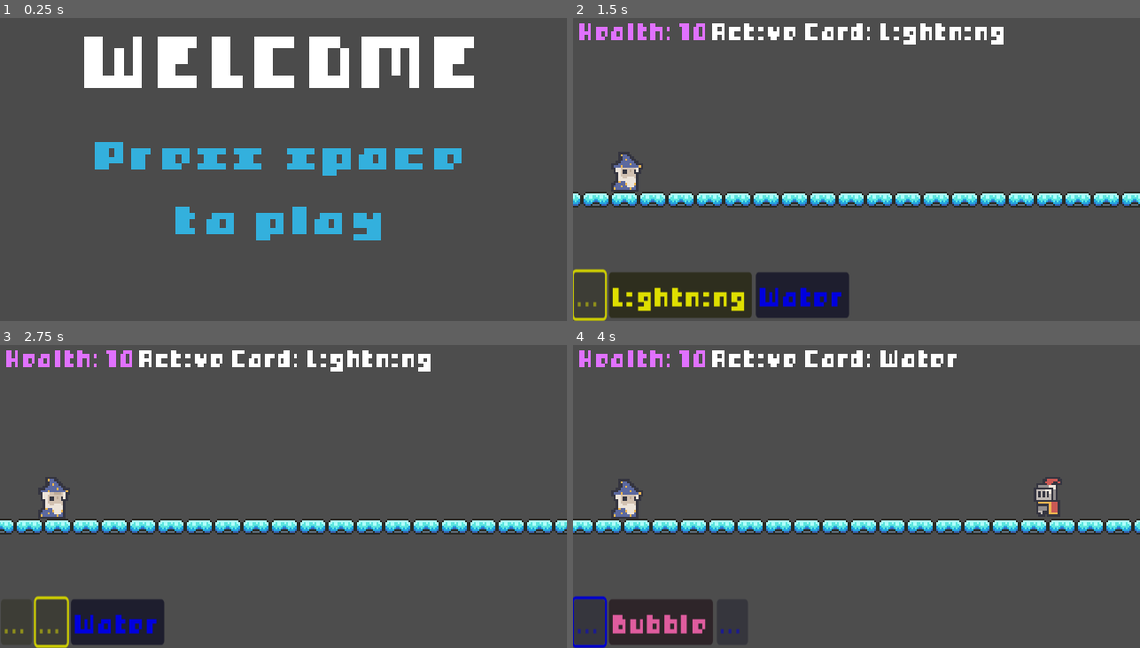
Above: before the commit, frames 1-4 (two rows, left to right).
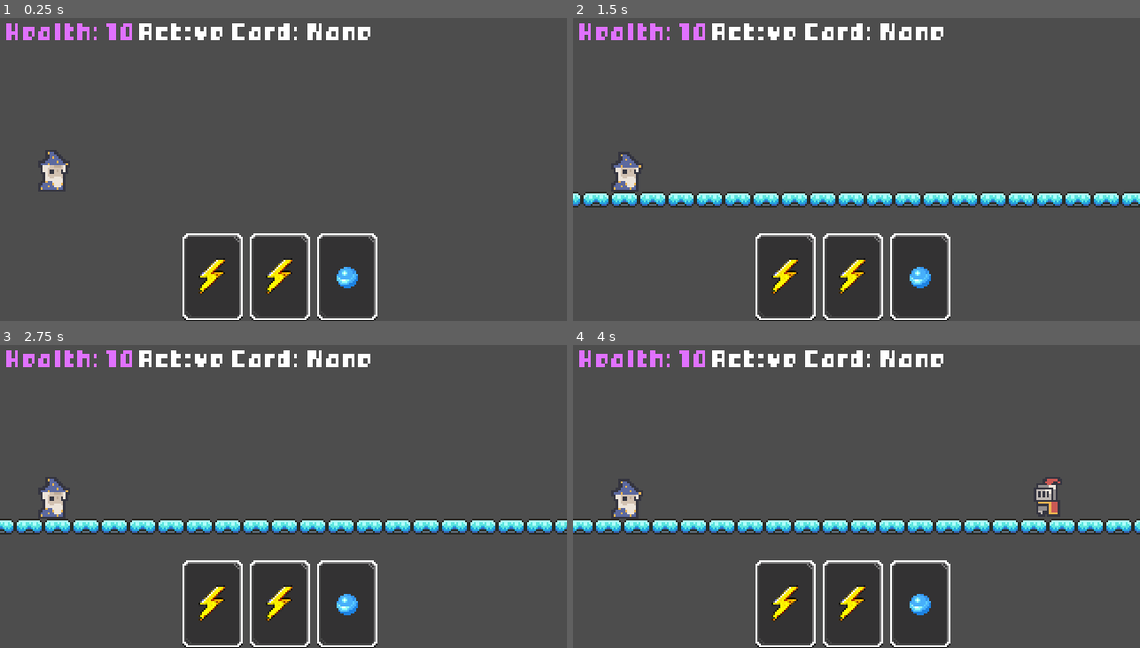
Above: after the commit, the same moments.

Repository: conniepocky/tower-defence-auto-scroller
Game: Godot game, scene res://main.tscn
Two runs of this game, one before a commit and one after it. Both use one fixed random seed, a clock stepped at 60 frames per second and the inputs below.
Inputs (mouse positions are in pixels of both pictures, inside the frame that each line leads up to):
- Up to frame 1 (0.25 s): no input
- Up to frame 2 (1.5 s): tap Space at 0.5 s; move the mouse to (981, 145) at 0.52 s; hold Right (ui_right) 0.53-1.25 s; tap Alt at 0.6 s; click (981, 145) at 0.67 s; tap Enter (ui_accept) at 0.77 s; click (646, 293) at 1.25 s, where only the run before the commit has a clickable "Lightning"
- Up to frame 3 (2.75 s): click (107, 620) at 2 s, where only the run before the commit has a clickable "Lightning"
- Up to frame 4 (4 s): click (692, 620) at 2.75 s, where only the run before the commit has a clickable "Water"; click (618, 620) at 3.5 s, where only the run before the commit has a clickable "Water"

The runs differ from the first frame. In frame 1, 22% of the frame differs, in the area x 1-84%, y 1-100%; in frame 2, 12%; in frame 3, 12%; in frame 4, 12%.

Commit message:
improved card assets

Diff:
--- a/main.tscn
+++ b/main.tscn
@@ -11,6 +11,8 @@
 [ext_resource type="Script" uid="uid://cs1h7waeesylw" path="res://scripts/card_manager.gd" id="6_7mycd"]
 [ext_resource type="AudioStream" uid="uid://dduwqm5p2sid3" path="res://sound/01_Power down_v1.wav" id="6_272bh"]
 [ext_resource type="Texture2D" uid="uid://b6iuagxu2w8i2" path="res://images/bubble.png" id="8_efxa6"]
+[ext_resource type="Texture2D" uid="uid://cvwuqrcaiu7v7" path="res://images/cards/bubble_card.png" id="10_w48qg"]
+[ext_resource type="Texture2D" uid="uid://b144hfnuduhd8" path="res://images/cards/card.png" id="10_ycdy4"]
 [ext_resource type="AudioStream" uid="uid://cesg3gmxtiquk" path="res://sound/bubble-pop-06-351337.mp3" id="12_dg77c"]
 
 [sub_resource type="TileSetAtlasSource" id="TileSetAtlasSource_7mycd"]
@@ -150,31 +152,34 @@
 [node name="CanvasLayer" type="CanvasLayer" parent="."]
 
 [node name="HBoxContainer" type="HBoxContainer" parent="CanvasLayer"]
-anchors_preset = 2
+anchors_preset = 7
+anchor_left = 0.5
 anchor_top = 1.0
+anchor_right = 0.5
 anchor_bottom = 1.0
-offset_left = 1.0
-offset_top = -55.0
-offset_right = 297.0
-offset_bottom = -23.0
+offset_left = -114.0
+offset_top = -99.0
+offset_right = 182.0
+offset_bottom = -49.0
+grow_horizontal = 2
 grow_vertical = 0
-scale = Vector2(1.0978028, 1.6096096)
+scale = Vector2(2, 2)
 script = ExtResource("6_7mycd")
 
-[node name="Button" type="Button" parent="CanvasLayer/HBoxContainer"]
-layout_mode = 2
-theme_override_fonts/font = ExtResource("6_5vw27")
-text = "Card 1"
-
-[node name="Button3" type="Button" parent="CanvasLayer/HBoxContainer"]
-layout_mode = 2
-theme_override_fonts/font = ExtResource("6_5vw27")
-text = "Card 1"
-
-[node name="Button2" type="Button" parent="CanvasLayer/HBoxContainer"]
-layout_mode = 2
-theme_override_fonts/font = ExtResource("6_5vw27")
-text = "Card 1"
+[node name="Card" type="TextureButton" parent="CanvasLayer/HBoxContainer"]
+texture_filter = 3
+layout_mode = 2
+texture_normal = ExtResource("10_w48qg")
+
+[node name="Card2" type="TextureButton" parent="CanvasLayer/HBoxContainer"]
+texture_filter = 1
+layout_mode = 2
+texture_normal = ExtResource("10_ycdy4")
+
+[node name="Card3" type="TextureButton" parent="CanvasLayer/HBoxContainer"]
+texture_filter = 1
+layout_mode = 2
+texture_normal = ExtResource("10_ycdy4")
 
 [node name="HBoxContainer2" type="HBoxContainer" parent="CanvasLayer"]
 texture_filter = 1
@@ -202,6 +207,7 @@
 stream = ExtResource("6_272bh")
 
 [node name="StartLayer" type="CanvasLayer" parent="."]
+visible = false
 
 [node name="StartScreen" type="ColorRect" parent="StartLayer"]
 anchors_preset = 15
--- a/puzzle.tscn
+++ b/puzzle.tscn
@@ -1,9 +1,8 @@
-[gd_scene load_steps=5 format=3 uid="uid://qp5b68lblvj7"]
+[gd_scene load_steps=4 format=3 uid="uid://qp5b68lblvj7"]
 
 [ext_resource type="Script" uid="uid://d3jw5jq7adma6" path="res://scripts/puzzle.gd" id="1_03ub4"]
 [ext_resource type="FontFile" uid="uid://dpglrsp33l377" path="res://bitbybit_ [Font].ttf" id="2_77j1r"]
 [ext_resource type="AudioStream" uid="uid://bpswkocy4yo0" path="res://sound/03_Power up_v1.wav" id="3_hgotr"]
-[ext_resource type="AudioStream" uid="uid://m6wkkafyor1h" path="res://sound/04_Death_v3.wav" id="4_q2gwe"]
 
 [node name="Node2D" type="Node2D" groups=["puzzle"]]
 process_mode = 3
@@ -52,4 +51,3 @@
 stream = ExtResource("3_hgotr")
 
 [node name="FailSFX" type="AudioStreamPlayer2D" parent="."]
-stream = ExtResource("4_q2gwe")
--- a/scripts/card_manager.gd
+++ b/scripts/card_manager.gd
@@ -3,24 +3,31 @@
 var deck = ["oil", "staff", "fire", "water", "lightning", "bubble"]
 
 func _ready():
-	for button in get_children():
-		button.pressed.connect(_on_card_pressed.bind(button))
-		_reload_card(button)
+	for card in get_children():
+		card.pressed.connect(_on_card_pressed.bind(card))
+		_reload_card(card)
 
-func _on_card_pressed(button):
-	var type = button.text.to_lower()
+func get_type_from_path(path):
+	var filename = path.get_file()
+
+	var clean_name = filename.get_basename()
+
+	return clean_name.replace("_card", "")
+
+func _on_card_pressed(card):
+	var type = card.get_meta("type")
+
 	GameManager.select_card(type)
 
-	print("Armed with: ", type)
+	card.disabled = true
 
-	button.disabled = true
-	button.text = "..."
+	card.texture_normal = load("res://images/cards/card.png")
 
 	await get_tree().create_timer(1.5).timeout
 
-	_reload_card(button)
+	_reload_card(card)
 
-func _reload_card(button):
+func _reload_card(card):
 	var player = get_tree().get_first_node_in_group("player")
 	var new_card = deck.pick_random()
 
@@ -28,7 +35,9 @@
 		while new_card == "bubble" and player.bubble_active:
 			new_card = deck.pick_random()
 
-	button.text = new_card.capitalize()
-	button.disabled = false
+	card.set_meta("type", new_card)
 
-	button.modulate = GameManager.card_database[new_card]["color"]
+	var image_path = GameManager.card_database[new_card]["image"]
+	card.texture_normal = load(image_path)
+
+	card.disabled = false
--- a/scripts/game_manager.gd
+++ b/scripts/game_manager.gd
@@ -7,11 +7,13 @@
 	"oil": {
 		"damage": 0,
 		"status_effect": "oiled",
+		"image": "res://images/cards/oil_card.png",
 		"color": Color.BLACK
 	},
 	"fire": {
 		"damage": 5,
 		"status_effect": "burn",
+		"image": "res://images/cards/fire_card.png",
 		"combo_trigger": "oiled",
 		"combo_damage": 25,
 		"color": Color.ORANGE
@@ -19,11 +21,13 @@
 	"water": {
 		"damage": 2,
 		"status_effect": "wet",
+		"image": "res://images/cards/water_card.png",
 		"color": Color.BLUE
 	},
 	"lightning": {
 		"damage": 5,
 		"status_effect": "shock",
+		"image": "res://images/cards/lightning_card.png",
 		"combo_trigger": "wet",
 		"combo_damage": 20,
 		"color": Color.YELLOW
@@ -31,12 +35,14 @@
 	"staff": {
 		"damage": 25,
 		"status_effect": "",
+		"image": "res://images/cards/staff_card.png",
 		"color": Color.CYAN,
 		"type": "projectile"
 	},
 	"bubble": {
 		"damage": 0,
 		"status_effect": "",
+		"image": "res://images/cards/bubble_card.png",
 		"color": Color.HOT_PINK,
 		"type": "bubble"
 	}
--- a/scripts/player.gd
+++ b/scripts/player.gd
@@ -13,6 +13,7 @@
 var bubble_active = false
 
 func activate_bubble():
+	get_node("../BubbleSFX").play()
 	bubble_active = true
 	bubble_sprite.visible = true
 
Binary file added: images/cards/bubble_card.png
Not shown, added: images/cards/bubble_card.png.import
Binary file added: images/cards/card.png
Not shown, added: images/cards/card.png.import
Binary file added: images/cards/fire_card.png
Not shown, added: images/cards/fire_card.png.import
Binary file added: images/cards/lightning_card.png
Not shown, added: images/cards/lightning_card.png.import
Binary file added: images/cards/oil_card.png
Not shown, added: images/cards/oil_card.png.import
Binary file added: images/cards/staff_card.png
Not shown, added: images/cards/staff_card.png.import
(and 3 more such lines)
